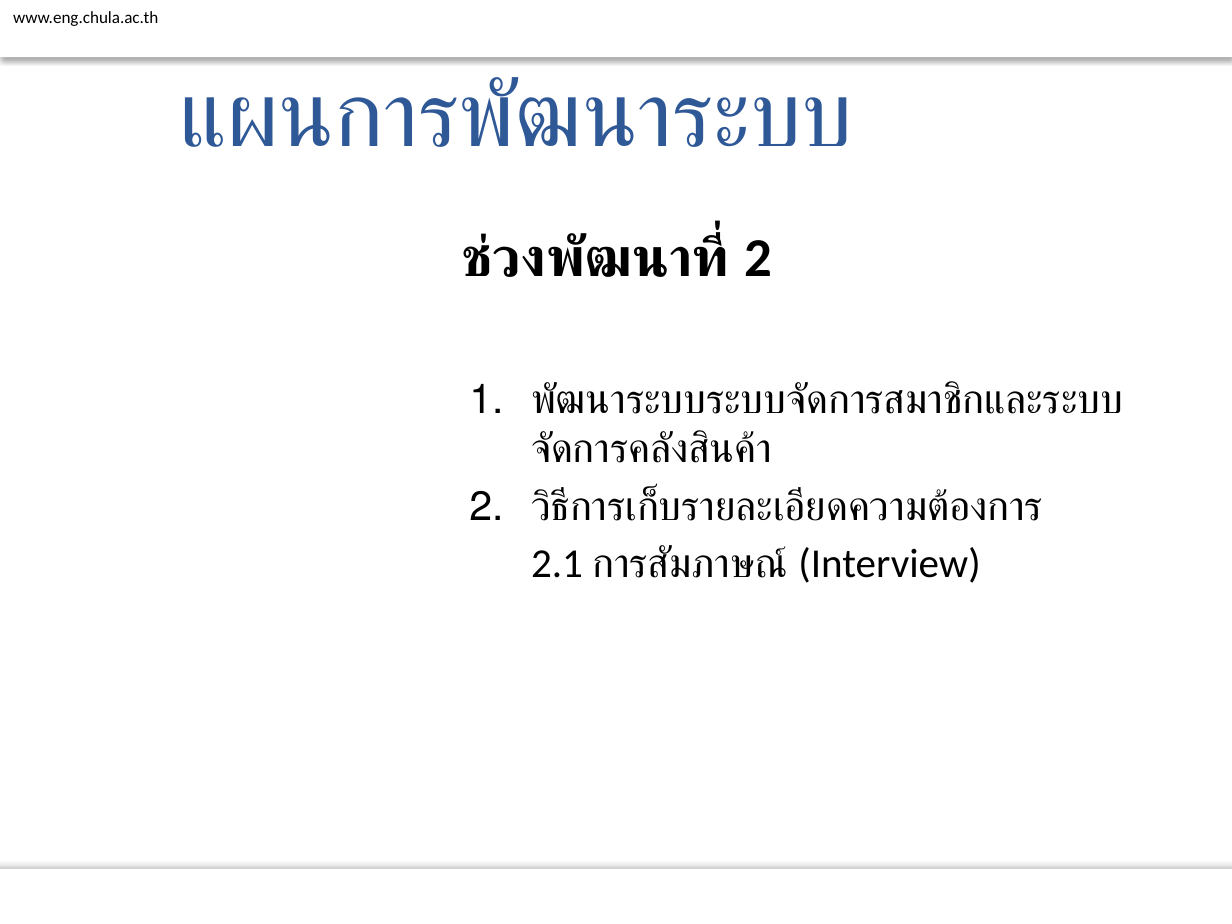
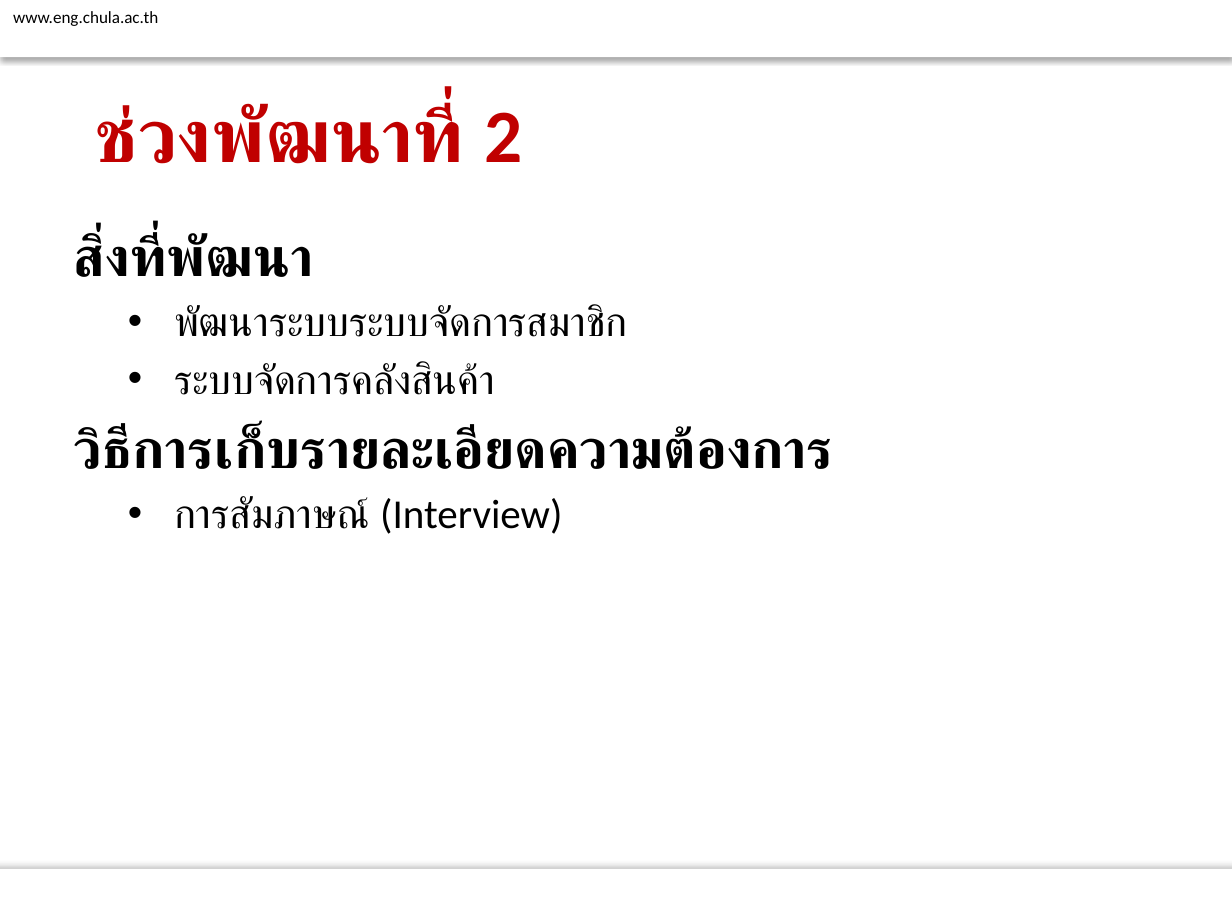
Before and after one commit to atadeesom/BubbleBeeDoc, a slide deck: slide 28 of Proposal/Final/Presentation R1.pptx (slide 22 before the commit). Drawn at 1232x924 pixels with LibreOffice and Linux fonts; fonts in the diff are those of the drawing; background and template pictures are left out. Boxes give left, top, right and bottom in pixels: in the first picture for what was removed or moved away, otherwise in the second. Text is boxed around its words. In the diff, an @@ line names an element or a change of style, - is before the commit and + after.

```diff
--- a/Proposal/Final/Presentation R1.pptx
+++ b/Proposal/Final/Presentation R1.pptx
@@ text removed at (179,77,853,147) @@
-แผนการพัฒนาระบบ
@@ title added at (95,104,523,164), 44 pt, text #C00000, bold @@
+ช่วงพัฒนาที่ 2
@@ text "สิ่งที่พัฒนา": place and size @@
-text "สิ่งที่พัฒนา" at (461,233,1123,583)
+text "สิ่งที่พัฒนา" at (74,233,834,534)
@@ text at (74,233,627,395): text changed @@
-ช่วงพัฒนาที่ 2
-  1. พัฒนาระบบระบบจัดการสมาชิกและระบบจัดการคลังสินค้า
+สิ่งที่พัฒนา
+  • พัฒนาระบบระบบจัดการสมาชิก
+  • ระบบจัดการคลังสินค้า
@@ text at (74,425,834,469): size 24 to 32 pt, bold on in "วิธีการเก็บรายละเอียดความต้องการ"; bullet 1. to none; list level 2 to 1 in "วิธีการเก็บรายละเอียดความต้องการ" @@
@@ text at (174,496,562,534): text changed @@
-  2.1 การสัมภาษณ์ (Interview)
+  • การสัมภาษณ์ (Interview)
```
Also in this commit, not shown: 19 other slides changed, 12 slides added, 6 slides removed.
